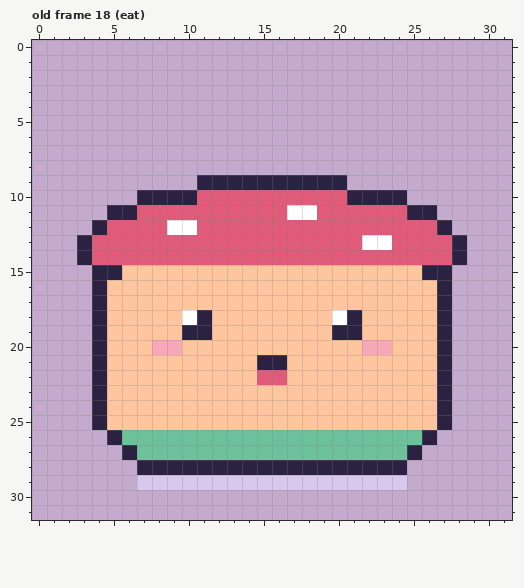
One commit to this pixel-art file: art/characters/nature/mosscap.aseprite. Above: the version before the commit.
32x32 pixels, 28 frames. Shown: old frame 18 (eat). The commit also changed other frames, which this record leaves out.
After:
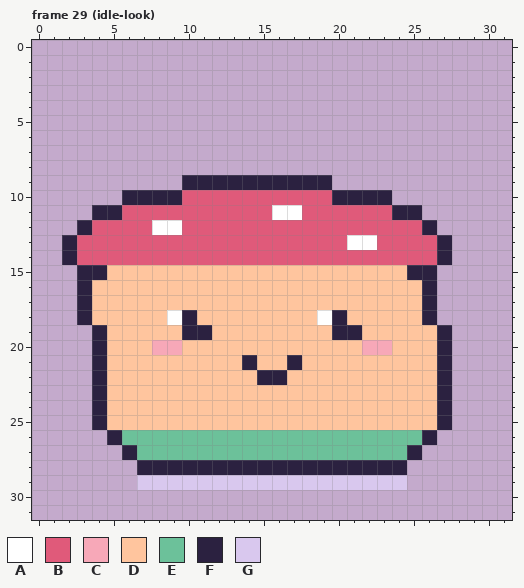
Palette (. is transparent): A #ffffff  B #e05a7a  C #f7a8b8  D #ffc59e  E #6cc19a  F #2b2140  G #d9c8ee
A new or re-ordered frame is compared with the old frame closest to it.
Changes in this commit:
frames 28 -> 36
Frame 29 (idle-look) is new; against old frame 18 (eat), layer "pet":
y 9: x 10 . -> F; x 20 F -> .
y 10: x 6 . -> F; x 10 F -> B; x 20 B -> F; x 24 F -> .
y 11: x 4 . -> F; x 6 F -> B; x 16 B -> A; x 18 A -> B; x 24 B -> F; x 26 F -> .
y 12: x 3..4 .F -> FB; x 8 B -> A; x 10 A -> B; x 26..27 BF -> F.
y 13: x 2..3 .F -> FB; x 21 B -> A; x 23 A -> B; x 27..28 BF -> F.
y 14: x 2..3 .F -> FB; x 27..28 BF -> F.
y 15: x 3 . -> F; x 5 F -> D; x 25 D -> F; x 27 F -> .
y 16..17: x 3..4 .F -> FD; x 26..27 DF -> F.
y 18: x 3..4 .F -> FD; x 9..11 DAF -> AFD; x 19..21 DAF -> AFD; x 26..27 DF -> F.
y 21: x 14..17 DFFD -> FDDF
y 22: x 15..16 BB -> FF
Where, in picture pixels (left, top, right, bottom), the same in both pictures:
changed: (62, 175, 467, 385)
